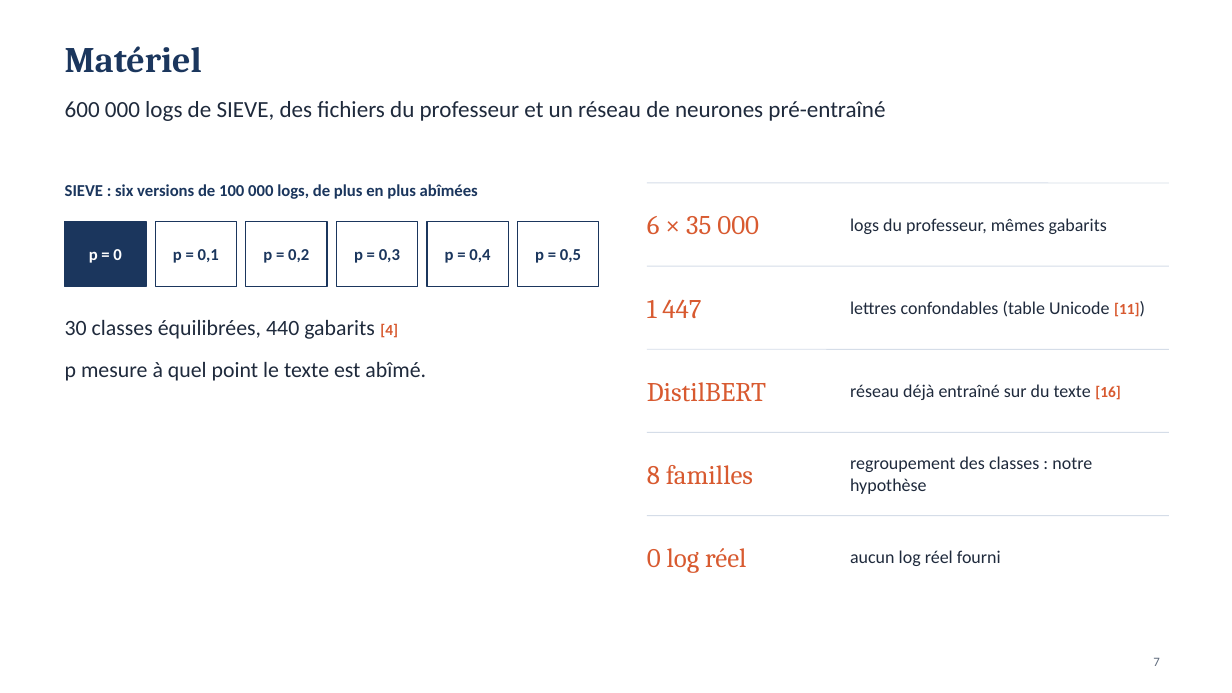
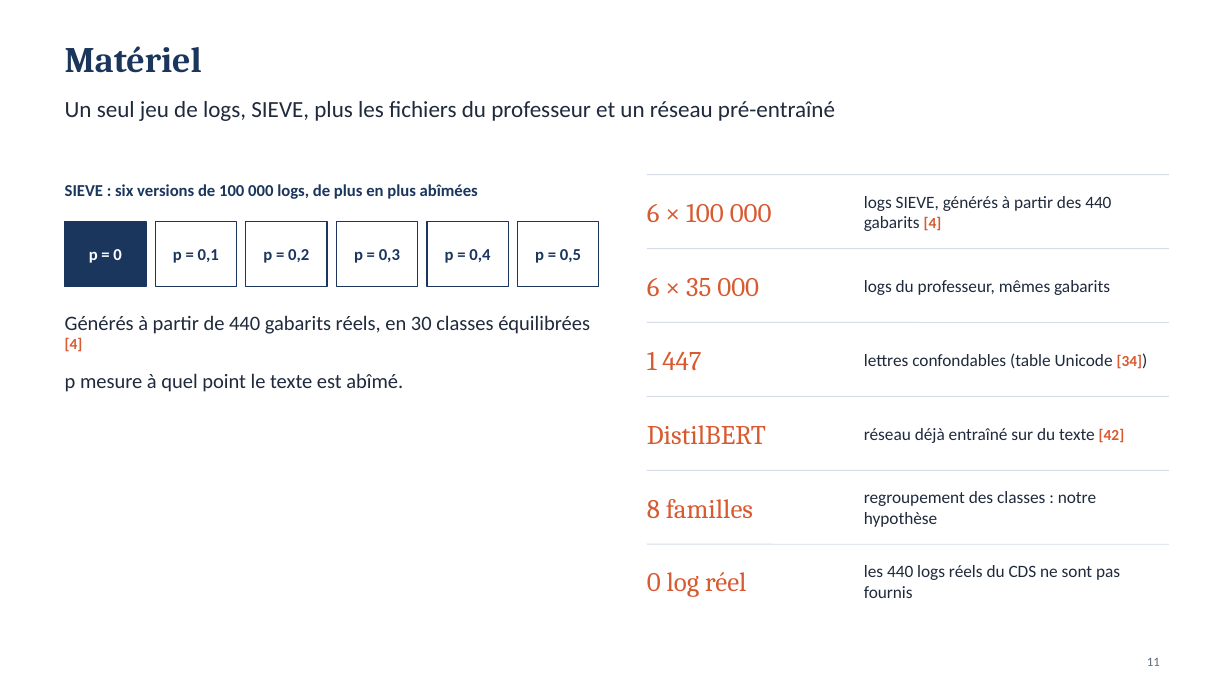
Before and after one commit to MADENIYOU/siem-open-world-log-classification, a slide deck: slide 11 of presentation/Soutenance_SIEM_monde_ouvert.pptx (slide 7 before the commit). Drawn at 1232x693 pixels with LibreOffice and Linux fonts; fonts in the diff are those of the drawing. Boxes give left, top, right and bottom in pixels: in the first picture for what was removed or moved away, otherwise in the second. Text is boxed around its words. In the diff, an @@ line names an element or a change of style, - is before the commit and + after.

```diff
--- a/presentation/Soutenance_SIEM_monde_ouvert.pptx
+++ b/presentation/Soutenance_SIEM_monde_ouvert.pptx
@@ text at (65, 101, 835, 121): text changed @@
-600 000 logs de SIEVE, des fichiers du professeur et un réseau de neurones pré-entraîné
+Un seul jeu de logs, SIEVE, plus les fichiers du professeur et un réseau pré-entraîné
@@ line moved from (647, 183) - (1169, 183) to (647, 175) - (1169, 175) @@
@@ text at (647, 204, 772, 222): text changed @@
-6 × 35 000
+6 × 100 000
@@ text added at (864, 196, 1111, 231), 13.5 pt, text #1F2A3C @@
+logs SIEVE, générés à partir des 440 gabarits [4]
@@ line moved from (647, 266) - (1169, 266) to (647, 249) - (1169, 249) @@
@@ text "logs du professeur, mêmes gabarits" at (864, 280, 1110, 295): size 14 to 13.5 pt @@
@@ text "logs du professeur, mêmes gabarits": place and size @@
-text "logs du professeur, mêmes gabarits" at (850, 218, 1107, 234)
+text "logs du professeur, mêmes gabarits" at (864, 280, 1110, 295)
@@ text added at (647, 278, 759, 297), 21 pt, text #D85A30 @@
+6 × 35 000
@@ text at (65, 315, 590, 352): text changed; size 17 to 16 pt @@
-30 classes équilibrées, 440 gabarits [4]
+Générés à partir de 440 gabarits réels, en 30 classes équilibrées [4]
@@ line moved from (647, 349) - (1169, 349) to (647, 323) - (1169, 323) @@
@@ text "1 447": place and size @@
-text "1 447" at (647, 299, 701, 318)
+text "1 447" at (647, 351, 701, 370)
@@ text at (864, 353, 1143, 369): text changed; size 14 to 13.5 pt @@
-lettres confondables (table Unicode [11])
+lettres confondables (table Unicode [34])
@@ text at (65, 373, 403, 392): size 17 to 16 pt in "p mesure à quel point le texte ..." @@
@@ line moved from (647, 433) - (1169, 433) to (647, 396) - (1169, 396) @@
@@ text "DistilBERT": place and size @@
-text "DistilBERT" at (647, 382, 766, 402)
+text "DistilBERT" at (647, 425, 766, 445)
@@ text at (864, 428, 1125, 443): text changed; size 14 to 13.5 pt @@
-réseau déjà entraîné sur du texte [16]
+réseau déjà entraîné sur du texte [42]
@@ line moved from (647, 516) - (1169, 516) to (647, 470) - (1169, 470) @@
@@ text "8 familles": place and size @@
-text "8 familles" at (647, 465, 753, 484)
+text "8 familles" at (647, 499, 753, 518)
@@ text "regroupement des classes : notre ...": place and size @@
-text "regroupement des classes : notre ..." at (850, 456, 1092, 494)
+text "regroupement des classes : notre ..." at (864, 491, 1096, 527)
@@ text "regroupement des classes : notre ..." at (864, 491, 1096, 527): size 14 to 13.5 pt @@
@@ text "0 log réel": place and size @@
-text "0 log réel" at (647, 548, 746, 573)
+text "0 log réel" at (647, 572, 746, 597)
@@ line added from (647, 544) to (1169, 544), #D5DDE8 0.75 pt @@
@@ text removed at (850, 550, 1001, 566) @@
-aucun log réel fourni
@@ text added at (864, 565, 1120, 598), 13.5 pt, text #1F2A3C @@
+les 440 logs réels du CDS ne sont pas fournis
@@ page number at (1147, 658, 1160, 666): text changed @@
-7
+11
```
Also in this commit, not shown: 8 other slides changed, 12 slides added, 4 slides removed, 4 other files.
